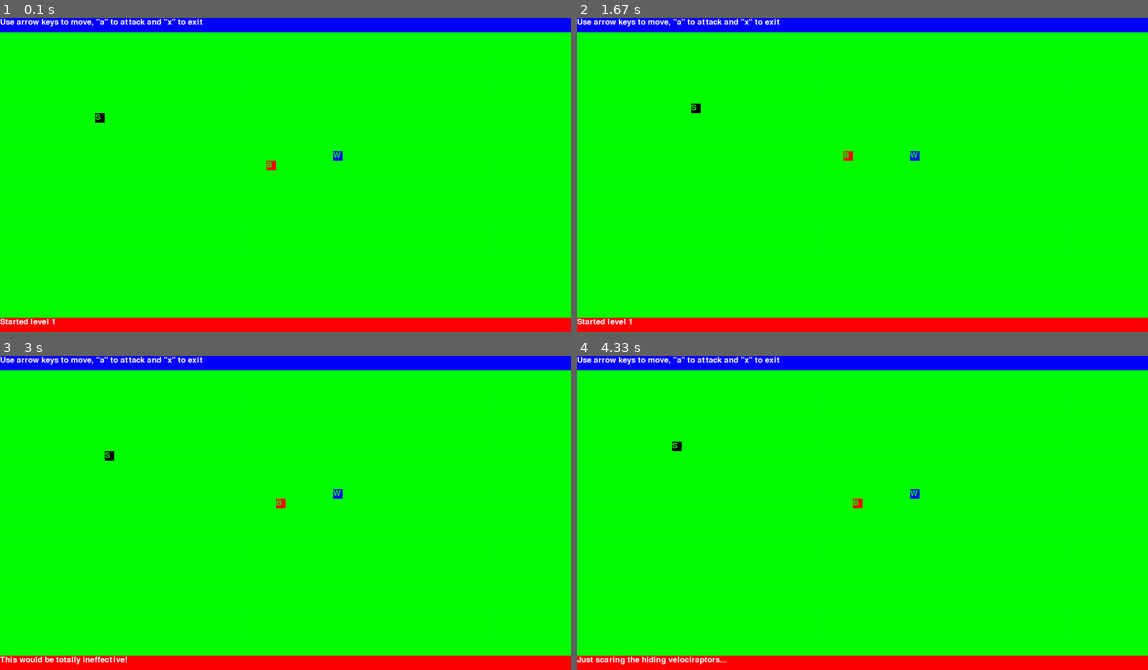
Above: before the commit, frames 1-4 (two rows, left to right).
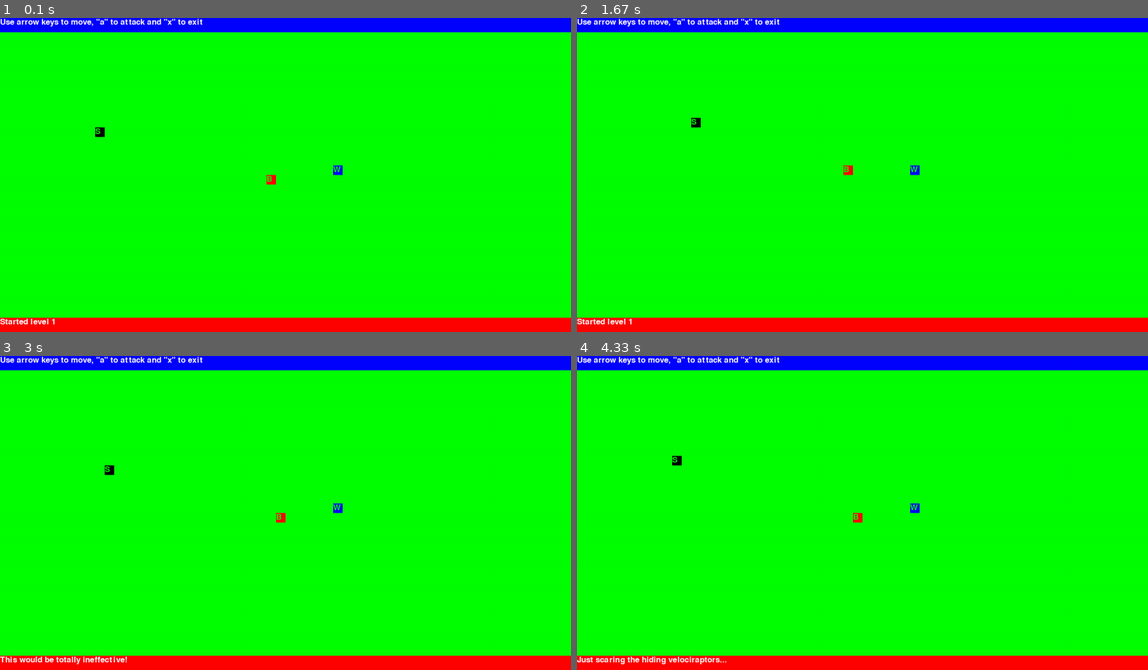
Above: after the commit, the same moments.

Repository: pytonc/udacity
Game: pygame game, started from classic-games/hello_class/game.py
Same seed, same stepped clock (60 frames per second), same inputs: the game is played once before the commit and once after it. The source is Python 2; it was converted automatically to run under Python 3.
Inputs:
- Up to frame 1 (0.1 s): no input
- Up to frame 2 (1.67 s): hold Right 0.33-0.8 s; hold Up 0.83-1.15 s; hold Right from 1.18 s (still down)
- Up to frame 3 (3 s): release Right at 1.75 s; hold Left 1.78-2.5 s; tap A at 1.93 s; hold Down from 2.53 s (still down)
- Up to frame 4 (4.33 s): release Down at 3.25 s; hold Left 3.28-4.13 s; hold Up from 4.17 s (still down); tap A at 4.32 s

The runs differ from the first frame. In frame 1, 0.3% of the frame differs, in the area x 16-60%, y 30-54%; in frame 2, 0.3%; in frame 3, 0.3%; in frame 4, 0.3%.

Commit message:
Fix map offset when drawing elements

Diff:
--- a/classic-games/hello_class/ui_pygame.py
+++ b/classic-games/hello_class/ui_pygame.py
@@ -149,8 +149,7 @@
 
         # Build the WorldMap
         self.world_map = SDLWorldMap(self.windowSurface,
-                            map_x, map_y,
-                            width, height)
+                            width, height, map_x, map_y)
 
         # Build the topbar
         self.topbar = SDLTopBar(basicFont,
@@ -222,7 +221,6 @@
                             self.student.attack(bug)
                             bug.act(self.student,
                                     SDLUserInterface.DIRECTIONS)
-                        self.draw_window()
 
             if self.exit_loop() == True:
                 print "Exiting the loop"
@@ -264,7 +262,6 @@
 
     def set_character(self, character):
         self.character = character
-        # XXX self.set_message()
 
     def render_text(self):
         pygame.draw.rect(self.windowSurface, self.text_bg, self.rect)
@@ -303,15 +300,17 @@
 # UI representation of the WorldMap
 ##
 class SDLWorldMap(classes.WorldMap):
-    def __init__(self, pos_x, pos_y, windowSurface, width, height):
+    def __init__(self, windowSurface, width, height, offset_x=0, offset_y=0):
         super(SDLWorldMap, self).__init__(width, height)
+        self.offset_x = offset_x
+        self.offset_y = offset_y
 
     def print_map(self):
         for y in range(self.height):
             for x in range(self.width):
                 cell = self.map[x][y]
                 if cell is not None:
-                    cell.show()
+                    cell.show(self.offset_x, self.offset_y)
 
     def add_character(self, character):
         self.map[character.x][character.y] = character
@@ -343,9 +342,9 @@
         self.color = SDLUserInterface.CHR_COLOR_DEAD
         self.hp = 0
 
-    def show(self):
-        self.rect = pygame.Rect(self.x * SDLUserInterface.CHR_SIZE,
-                        self.y * SDLUserInterface.CHR_SIZE,
+    def show(self, offset_x=0, offset_y=0):
+        self.rect = pygame.Rect(self.x * SDLUserInterface.CHR_SIZE + offset_x,
+                        self.y * SDLUserInterface.CHR_SIZE + offset_y,
                         SDLUserInterface.CHR_SIZE,
                         SDLUserInterface.CHR_SIZE)
         pygame.draw.rect(self.windowSurface, self.color, self.rect)
